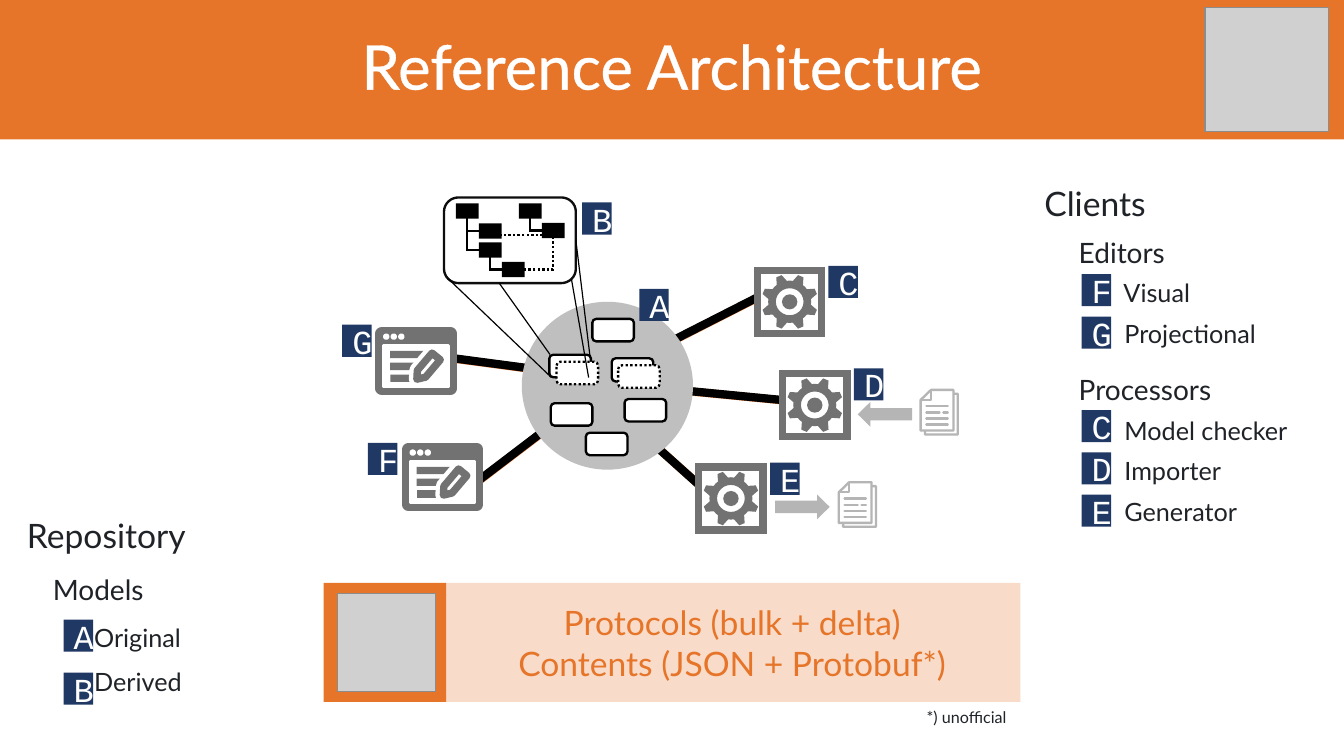
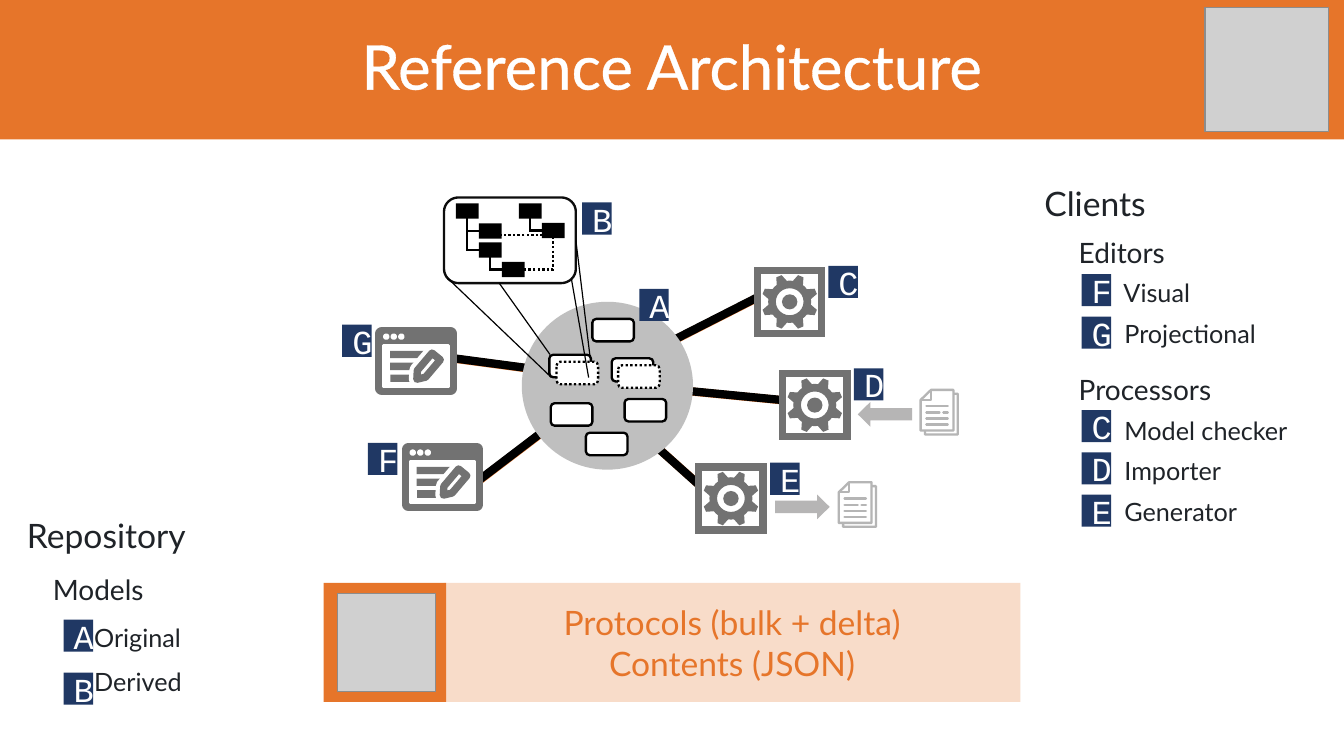
Before and after one commit to LionWeb-io/specification, a slide deck: slide 4 of conference-talks/LangDev/2026/LangDev 2026 Talk.pptx. Drawn at 1344x756 pixels with LibreOffice and Linux fonts; fonts in the diff are those of the drawing; grey boxes stand for pictures; background and template pictures are left out. Boxes give left, top, right and bottom in pixels: in the first picture for what was removed or moved away, otherwise in the second. Text is boxed around its words. In the diff, an @@ line names an element or a change of style, - is before the commit and + after.

```diff
--- a/conference-talks/LangDev/2026/LangDev 2026 Talk.pptx
+++ b/conference-talks/LangDev/2026/LangDev 2026 Talk.pptx
@@ text "Protocols (bulk + delta)": place and size @@
-text "Protocols (bulk + delta)" at <box>518,609,946,681</box>
+text "Protocols (bulk + delta)" at <box>564,609,901,681</box>
@@ text at <box>609,650,855,681</box>: text changed @@
-Contents (JSON + Protobuf*)
+Contents (JSON)
@@ text removed at <box>942,711,1007,723</box> @@
-*) unofficial
```
Also in this commit, not shown: 3 other slides changed, 7 slides added, 1 slide removed, 1 other file.
